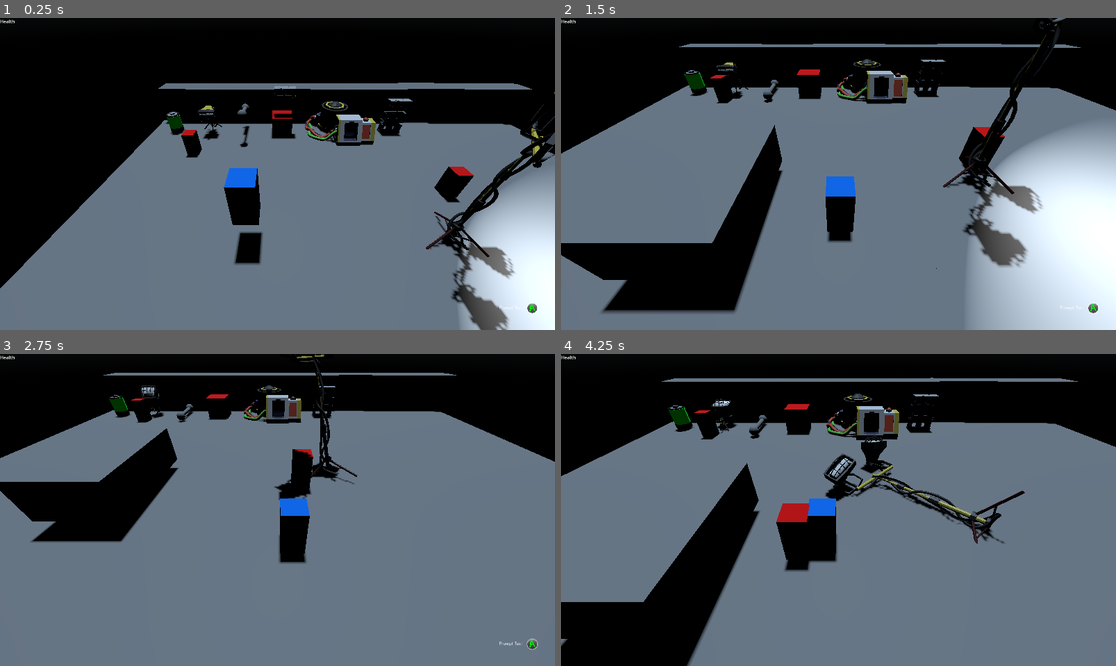
Above: before the commit, frames 1-4 (two rows, left to right).
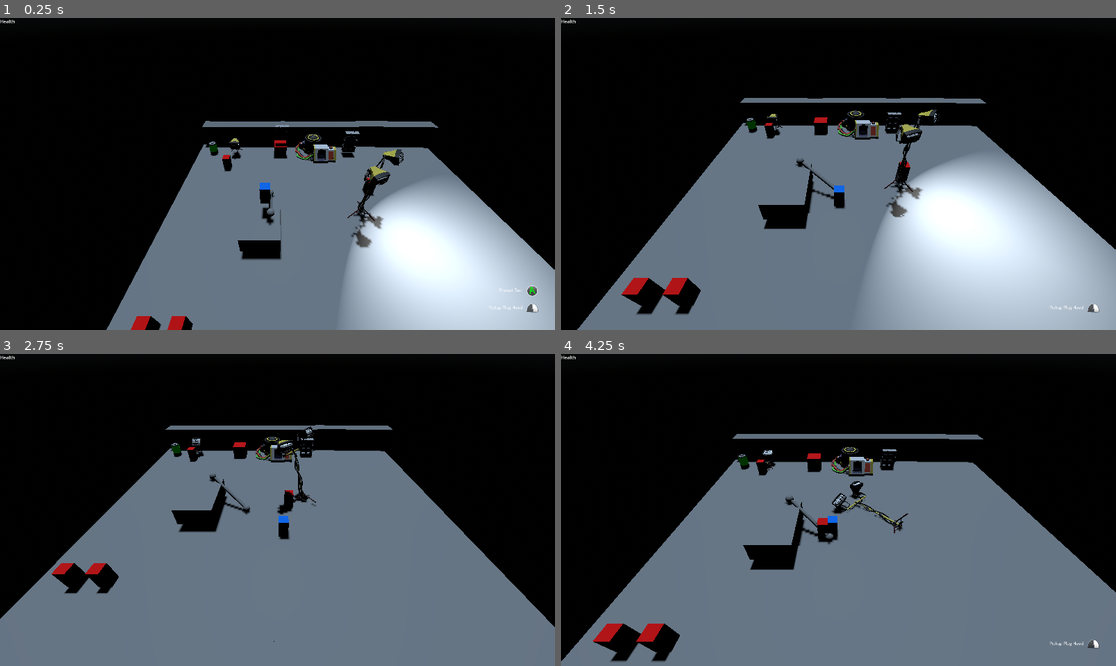
Above: after the commit, the same moments.

Repository: joshandersn/power
Game: Godot game, scene res://Scenes/main.tscn
Same seed, same stepped clock (60 frames per second), same inputs: the game is played once before the commit and once after it.
Inputs (mouse positions are in pixels of both pictures, inside the frame that each line leads up to):
- Up to frame 1 (0.25 s): no input
- Up to frame 2 (1.5 s): move the mouse to (960, 158) at 0.52 s; hold D (move_right) 0.53-1.28 s; right-click (960, 158) at 0.6 s; move the mouse to (727, 189) at 1.27 s; hold S (move_down) from 1.28 s (still down); right-click (727, 189) at 1.35 s
- Up to frame 3 (2.75 s): move the mouse to (333, 441) at 2.02 s; release S (move_down) at 2.03 s; hold D (move_right) from 2.03 s (still down); click (333, 441) at 2.1 s; right-click (333, 441) at 2.3 s
- Up to frame 4 (4.25 s): move the mouse to (810, 572) at 2.77 s; release D (move_right) at 2.78 s; hold W (move_up) 2.78-3.53 s; tap E (use_cable) at 2.85 s; right-click (810, 572) at 3.05 s; move the mouse to (1005, 556) at 3.52 s; hold A (move_left) from 3.53 s (still down); right-click (1005, 556) at 3.6 s

The runs differ from the first frame. In frame 1, 38% of the frame differs, in the area x 0-100%, y 20-100%; in frame 2, 51%, in the area x 0-100%, y 0-100%; in frame 3, 28%; in frame 4, 37%.

Commit message:
enemy throwing at done

Diff:
--- a/Entities/enemy.gd
+++ b/Entities/enemy.gd
@@ -5,9 +5,18 @@
 
 var near_light_source: bool
 var is_hesitant: bool
+var is_stunned: bool
+
 
 func incenerate() -> void:
 	queue_free()
+
+func take_damage() -> void:
+	if !is_stunned:
+		is_stunned = true
+		$StunTime.start()
+	else:
+		incenerate()
 
 func _physics_process(delta: float) -> void:
 	if not is_on_floor():
@@ -15,14 +24,16 @@
 
 	var input_dir: Vector3
 	if target:
-		if (position - target.position).length() > 1:
-			if !is_hesitant:
-				if near_light_source:
-					input_dir = (position - target.position)
-					if !$FearTimer.time_left:
-						$FearTimer.start()
-				else:
-					input_dir = -(position - target.position)
+		if !is_stunned:
+			if (position - target.position).length() > 1:
+				if !is_hesitant:
+					if near_light_source:
+						input_dir = (position - target.position)
+						if !$FearTimer.time_left:
+							$FearTimer.start()
+					else:
+						input_dir = -(position - target.position)
+
 	var direction := (transform.basis * Vector3(input_dir.x, 0, input_dir.z)).normalized()
 
 	if direction:
@@ -73,3 +84,8 @@
 		randomize()
 		if (randi() % 2):
 			get_new_target()
+
+
+
+func _on_stun_time_timeout() -> void:
+	is_stunned = false
--- a/Entities/enemy.tscn
+++ b/Entities/enemy.tscn
@@ -53,9 +53,14 @@
 [node name="HitTimer" type="Timer" parent="."]
 wait_time = 2.0
 
+[node name="StunTime" type="Timer" parent="."]
+wait_time = 5.0
+one_shot = true
+
 [connection signal="body_entered" from="Detection" to="." method="_on_detection_body_entered"]
 [connection signal="timeout" from="FearTimer" to="." method="_on_fear_timer_timeout"]
 [connection signal="timeout" from="HesitateTimer" to="." method="_on_hesitate_timer_timeout"]
 [connection signal="body_entered" from="Hitbox" to="." method="_on_hitbox_body_entered"]
 [connection signal="body_exited" from="Hitbox" to="." method="_on_hitbox_body_exited"]
 [connection signal="timeout" from="HitTimer" to="." method="_on_hit_timer_timeout"]
+[connection signal="timeout" from="StunTime" to="." method="_on_stun_time_timeout"]
--- a/Entities/player.gd
+++ b/Entities/player.gd
@@ -59,8 +59,8 @@
 
 func drop_item() -> void:
 	if picked_up_item:
+		picked_up_item.global_position = global_position
 		picked_up_item.freeze = false
-		picked_up_item.position += Game.player_last_direction * 0.8
 		picked_up_item.linear_velocity = Game.player_last_direction * 1
 		var dir = Game.player_last_direction.normalized()
 		picked_up_item.rotation.y = atan2(-dir.x, -dir.z)
--- a/Gadgets/camera.gd
+++ b/Gadgets/camera.gd
@@ -2,6 +2,7 @@
 
 @export var target: Node3D
 @export var follow_speed := 10.0
+@export var distance := 10.0
 
 func _physics_process(delta: float) -> void:
 	if target and is_instance_valid(target):
--- a/Gadgets/camera.tscn
+++ b/Gadgets/camera.tscn
@@ -6,4 +6,4 @@
 script = ExtResource("1_uxyda")
 
 [node name="Camera3D" type="Camera3D" parent="."]
-transform = Transform3D(1, 0, 0, 0, 0.767769, 0.640726, 0, -0.640726, 0.767769, 0, 2.79891, 2.84112)
+transform = Transform3D(1, 0, 0, 0, 0.767769, 0.640726, 0, -0.640726, 0.767769, 0, 7.295, 7.40919)
--- a/Items/cinderblock.gd
+++ b/Items/cinderblock.gd
@@ -1,3 +1,13 @@
 extends RigidBody3D
 
 @onready var item_resource := load("res://Items/CinderBlock.tres")
+
+func _physics_process(delta: float) -> void:
+	pass
+
+
+func _on_hitbox_body_entered(body: Node3D) -> void:
+	if body.is_in_group("Enemy") and linear_velocity.length() > 0.1:
+		body.take_damage()
+		linear_velocity += Vector3.UP * 5
+		angular_velocity += Vector3.UP * 10
--- a/Items/cinderblock.tscn
+++ b/Items/cinderblock.tscn
@@ -6,14 +6,26 @@
 [sub_resource type="BoxShape3D" id="BoxShape3D_7vq06"]
 size = Vector3(1, 0.496704, 0.486328)
 
+[sub_resource type="CapsuleShape3D" id="CapsuleShape3D_bjrwf"]
+height = 1.42346
+
 [node name="Cinderblock" type="RigidBody3D"]
 collision_layer = 2
 collision_mask = 3
 script = ExtResource("1_ktif2")
 
 [node name="CinderBlock" parent="." instance=ExtResource("1_hyema")]
-transform = Transform3D(0.190241, 0, 0, 0, 0.190241, 0, 0, 0, 0.190241, 0.00772595, -0.257603, -0.0130247)
+transform = Transform3D(0.190241, 0, 0, 0, 0.190241, 0, 0, 0, 0.190241, 0, 0, 0)
 
 [node name="CollisionShape3D" type="CollisionShape3D" parent="."]
-transform = Transform3D(1, 0, 0, 0, 1, 0, 0, 0, 1, 0, -0.251648, 0)
 shape = SubResource("BoxShape3D_7vq06")
+
+[node name="Hitbox" type="Area3D" parent="."]
+collision_layer = 4
+collision_mask = 4
+
+[node name="CollisionShape3D" type="CollisionShape3D" parent="Hitbox"]
+transform = Transform3D(-4.37114e-08, -1, 0, 1, -4.37114e-08, 0, 0, 0, 1, 0, 0, 0)
+shape = SubResource("CapsuleShape3D_bjrwf")
+
+[connection signal="body_entered" from="Hitbox" to="." method="_on_hitbox_body_entered"]
--- a/Scenes/level01.tscn
+++ b/Scenes/level01.tscn
@@ -93,7 +93,7 @@
 transform = Transform3D(1, 0, 0, 0, 1, 0, 0, 0, 1, -5.32655, 0.249998, -2.80967)
 
 [node name="Cable" parent="." instance=ExtResource("10_5yowi")]
-transform = Transform3D(0.706543, 0.0282295, -0.707107, -0.0399225, 0.999203, 0, 0.706543, 0.0282295, 0.707107, -10.2554, 1.09409, -3.6496)
+transform = Transform3D(0.706543, 0.0282295, -0.707107, -0.0399225, 0.999203, 0, 0.706543, 0.0282295, 0.707107, -8.98321, 1.53823, 3.27271)
 
 [node name="Boiler" parent="." instance=ExtResource("12_wiy3a")]
 transform = Transform3D(1, 0, 0, 0, 1, 0, 0, 0, 1, -8.55495, 0.250001, -3.63691)
Not shown: 1 places in Items/cinderblock.tscn that only renumber resources
